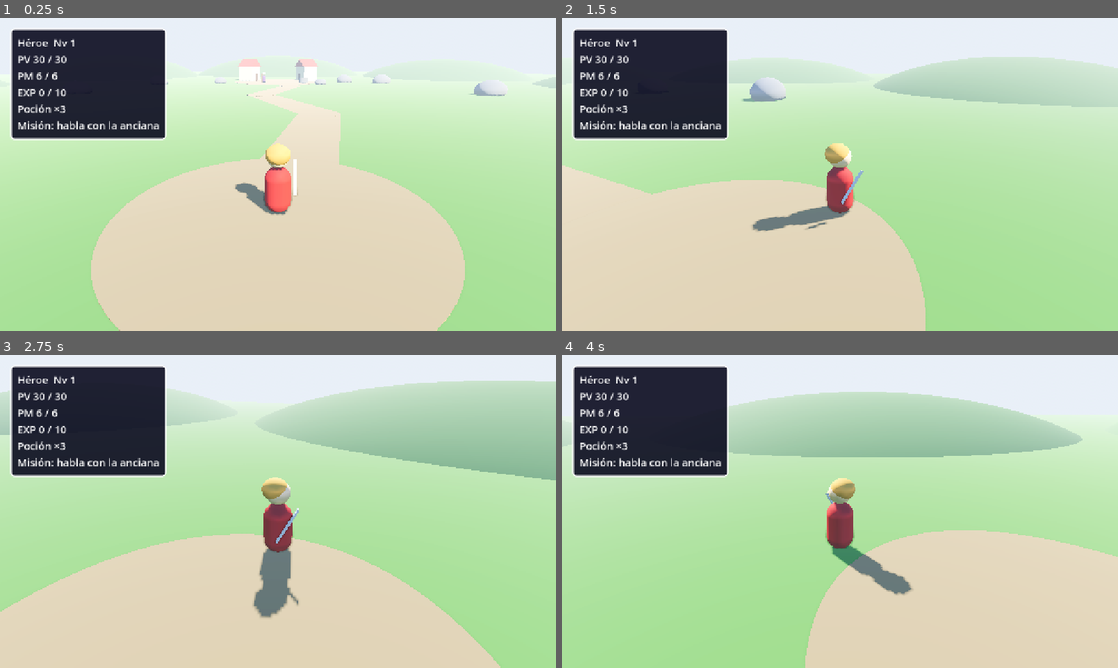
Above: before the commit, frames 1-4 (two rows, left to right).
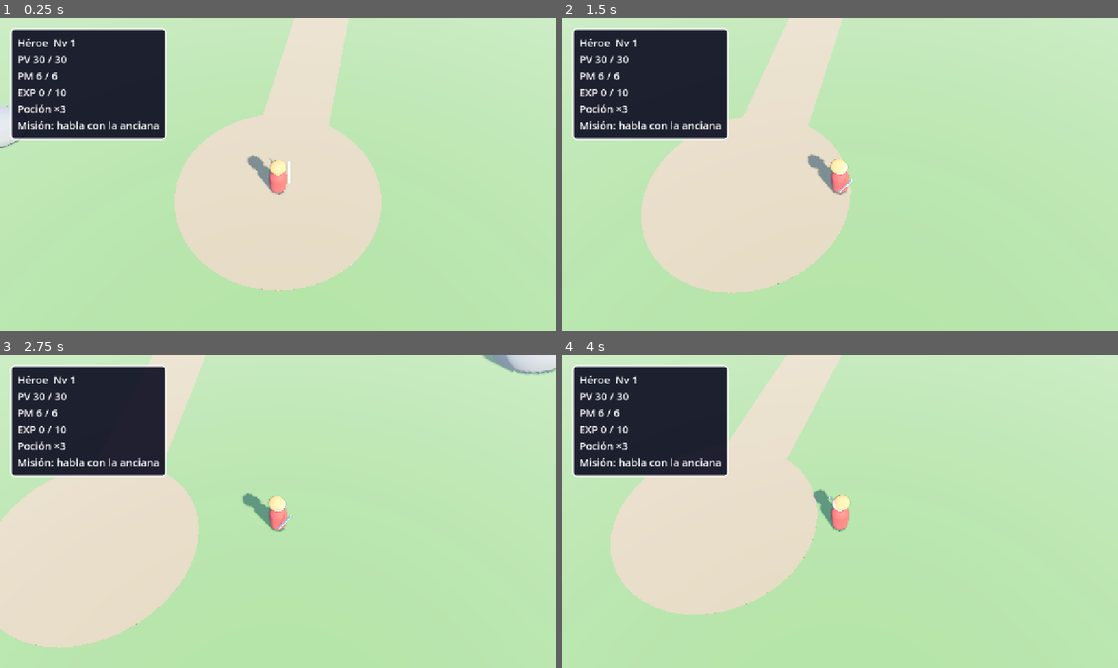
Above: after the commit, the same moments.

Repository: apergas/rpg-turnos
Game: Godot game, scene res://scenes/game/game.tscn
Two runs of this game, one before a commit and one after it. Both use one fixed random seed, a clock stepped at 60 frames per second and the inputs below.
Inputs (mouse positions are in pixels of both pictures, inside the frame that each line leads up to):
- Up to frame 1 (0.25 s): no input
- Up to frame 2 (1.5 s): tap Enter (ui_accept) at 0.5, 0.77 s; move the mouse to (962, 158) at 0.52 s; hold D 0.53-1.25 s; hold Q 0.53-1.25 s; click (962, 158) at 0.67 s; tap E at 0.8 s; drag from (728, 190) to (812, 237) at 1.27 s
- Up to frame 3 (2.75 s): move the mouse to (333, 442) at 2.02 s; hold D from 2.03 s (still down); hold Q from 2.03 s (still down); click (333, 442) at 2.17 s; tap E at 2.3 s
- Up to frame 4 (4 s): release D at 2.75 s; release Q at 2.75 s; drag from (812, 574) to (673, 464) at 2.77 s; move the mouse to (1006, 558) at 3.52 s; hold A from 3.53 s (still down); hold Q from 3.53 s (still down); click (1006, 558) at 3.67 s; tap Enter (ui_accept) at 3.77 s; tap E at 3.8 s

The runs differ from the first frame. In frame 1, 43% of the frame differs, in the area x 0-100%, y 0-100%; in frame 2, 41%; in frame 3, 50%; in frame 4, 58%.

Commit message:
Make the world camera top-down with wheel zoom and move in screen axes

Diff:
--- a/scripts/world/follow_camera.gd
+++ b/scripts/world/follow_camera.gd
@@ -1,45 +1,66 @@
 class_name FollowCamera extends Camera3D
-## Third-person camera behind and above a target. Follows it smoothly; Q / E turn it
-## around the target. It never turns by itself when the target turns.
+## Top-down camera for the world map: high above the target and south of it, looking
+## north at a fixed angle, following it smoothly. The mouse wheel zooms between
+## MIN_DISTANCE and MAX_DISTANCE. It never turns.
 
-const DISTANCE := 6.0
-const HEIGHT := 3.5
-const LOOK_HEIGHT := 1.0
+## Degrees below the horizon the camera looks down.
+const PITCH_DEG := 55.0
+## Distance from the point it looks at, in meters.
+const DISTANCE := 14.0
+const MIN_DISTANCE := 9.0
+const MAX_DISTANCE := 20.0
+const ZOOM_STEP := 1.5
+## Fraction of the remaining zoom covered per second (exponential smoothing).
+const ZOOM_RATE := 8.0
 ## Fraction of the remaining distance covered per second (exponential smoothing).
 const FOLLOW_RATE := 6.0
-## Radians per second while Q or E is held (about 120 degrees).
-const TURN_RATE := 2.1
-const FOV := 60.0
+const LOOK_HEIGHT := 1.0
+const FOV := 45.0
 
 var target: Node3D
-## Angle around the target; 0 puts the camera on the +Z side, looking toward -Z.
-var yaw := 0.0
+## Current distance; moves toward the zoom goal.
+var distance := DISTANCE
+
+var _zoom_goal := DISTANCE
 
 
 func _ready() -> void:
 	fov = FOV
 
 
+func _unhandled_input(event: InputEvent) -> void:
+	var wheel := event as InputEventMouseButton
+	if wheel == null or not wheel.pressed:
+		return
+	if wheel.button_index == MOUSE_BUTTON_WHEEL_UP:
+		_zoom_goal -= ZOOM_STEP
+	elif wheel.button_index == MOUSE_BUTTON_WHEEL_DOWN:
+		_zoom_goal += ZOOM_STEP
+	else:
+		return
+	_zoom_goal = clampf(_zoom_goal, MIN_DISTANCE, MAX_DISTANCE)
+
+
 # Same tick as the player's movement, so the follow does not stutter.
 func _physics_process(delta: float) -> void:
 	if target == null:
 		return
-	var turn := 0.0
-	if Input.is_physical_key_pressed(KEY_Q):
-		turn -= 1.0
-	if Input.is_physical_key_pressed(KEY_E):
-		turn += 1.0
-	yaw += turn * TURN_RATE * delta
+	distance = lerpf(distance, _zoom_goal, minf(1.0, ZOOM_RATE * delta))
 	global_position = global_position.lerp(_goal_position(), minf(1.0, FOLLOW_RATE * delta))
-	look_at(target.global_position + Vector3.UP * LOOK_HEIGHT, Vector3.UP)
+	look_at(_focus(), Vector3.UP)
 
 
-## Jumps to the follow position without smoothing (start and respawn).
+## Jumps to the follow position and zoom without smoothing (start and respawn).
 func snap() -> void:
+	distance = _zoom_goal
 	global_position = _goal_position()
-	look_at(target.global_position + Vector3.UP * LOOK_HEIGHT, Vector3.UP)
+	look_at(_focus(), Vector3.UP)
+
+
+func _focus() -> Vector3:
+	return target.global_position + Vector3.UP * LOOK_HEIGHT
 
 
 func _goal_position() -> Vector3:
-	var offset := Vector3(sin(yaw), 0.0, cos(yaw)) * DISTANCE
-	return target.global_position + offset + Vector3.UP * HEIGHT
+	var pitch := deg_to_rad(PITCH_DEG)
+	return _focus() + Vector3(0.0, sin(pitch), cos(pitch)) * distance
--- a/scripts/world/player.gd
+++ b/scripts/world/player.gd
@@ -1,6 +1,7 @@
 class_name Player extends CharacterBody3D
-## Hero on the world map. Moves with WASD / arrows relative to the camera, turns
-## smoothly toward where it walks and bobs while moving. Its model is a BattleActor.
+## Hero on the world map. Moves with WASD / arrows in screen axes (the top-down camera
+## never turns: up is north, -Z), turns smoothly toward where it walks and bobs while
+## moving. Its model is a BattleActor.
 ## With `-- --autoplay` it walks AUTOPLAY_ROUTE in a loop instead of reading keys.
 
 const ACTOR_SCENE := preload("res://scenes/battle/battle_actor.tscn")
@@ -25,7 +26,6 @@
 ]
 const ROUTE_REACHED := 0.6
 
-var camera: FollowCamera
 var input_enabled := true
 ## Horizontal meters moved during the last physics frame.
 var last_step_m := 0.0
@@ -90,13 +90,11 @@
 		keys.y -= 1.0
 	if Input.is_physical_key_pressed(KEY_S) or Input.is_physical_key_pressed(KEY_DOWN):
 		keys.y += 1.0
-	if keys == Vector2.ZERO or camera == null:
+	if keys == Vector2.ZERO:
 		return Vector3.ZERO
 	keys = keys.normalized()
-	# Screen up is away from the camera; screen right is the camera's right.
-	var forward := Vector3(-sin(camera.yaw), 0.0, -cos(camera.yaw))
-	var right := Vector3(cos(camera.yaw), 0.0, -sin(camera.yaw))
-	return right * keys.x - forward * keys.y
+	# The camera sits south of the player looking north: screen up is -Z, right is +X.
+	return Vector3(keys.x, 0.0, keys.y)
 
 
 func _route_direction() -> Vector3:
--- a/scripts/world/world.gd
+++ b/scripts/world/world.gd
@@ -54,7 +54,6 @@
 	_camera = FollowCamera.new()
 	add_child(_camera)
 	_camera.target = _player
-	_player.camera = _camera
 	_build_ui()
 	respawn()
 	_camera.current = true
@@ -105,7 +104,6 @@
 ## Back to the spawn point facing up the path, with the encounter grace restarted.
 func respawn() -> void:
 	_player.place(WorldStage.SPAWN_POS, 0.0)
-	_camera.yaw = 0.0
 	_camera.snap()
 	_meter.reset()
 	_was_near = false
